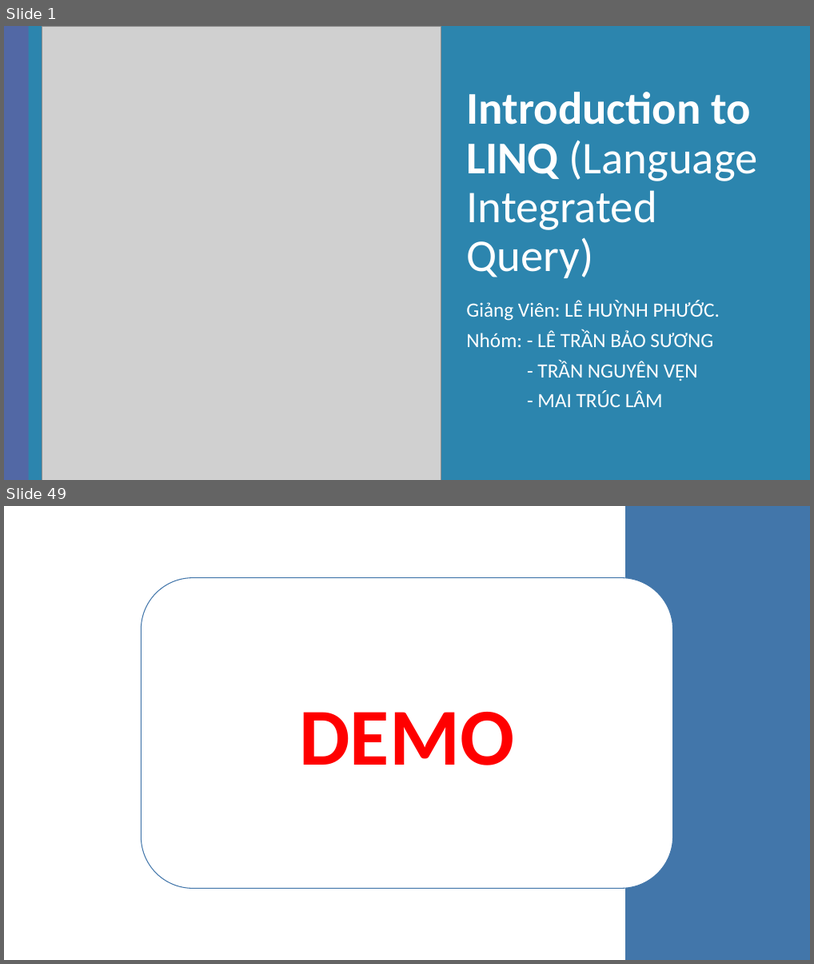
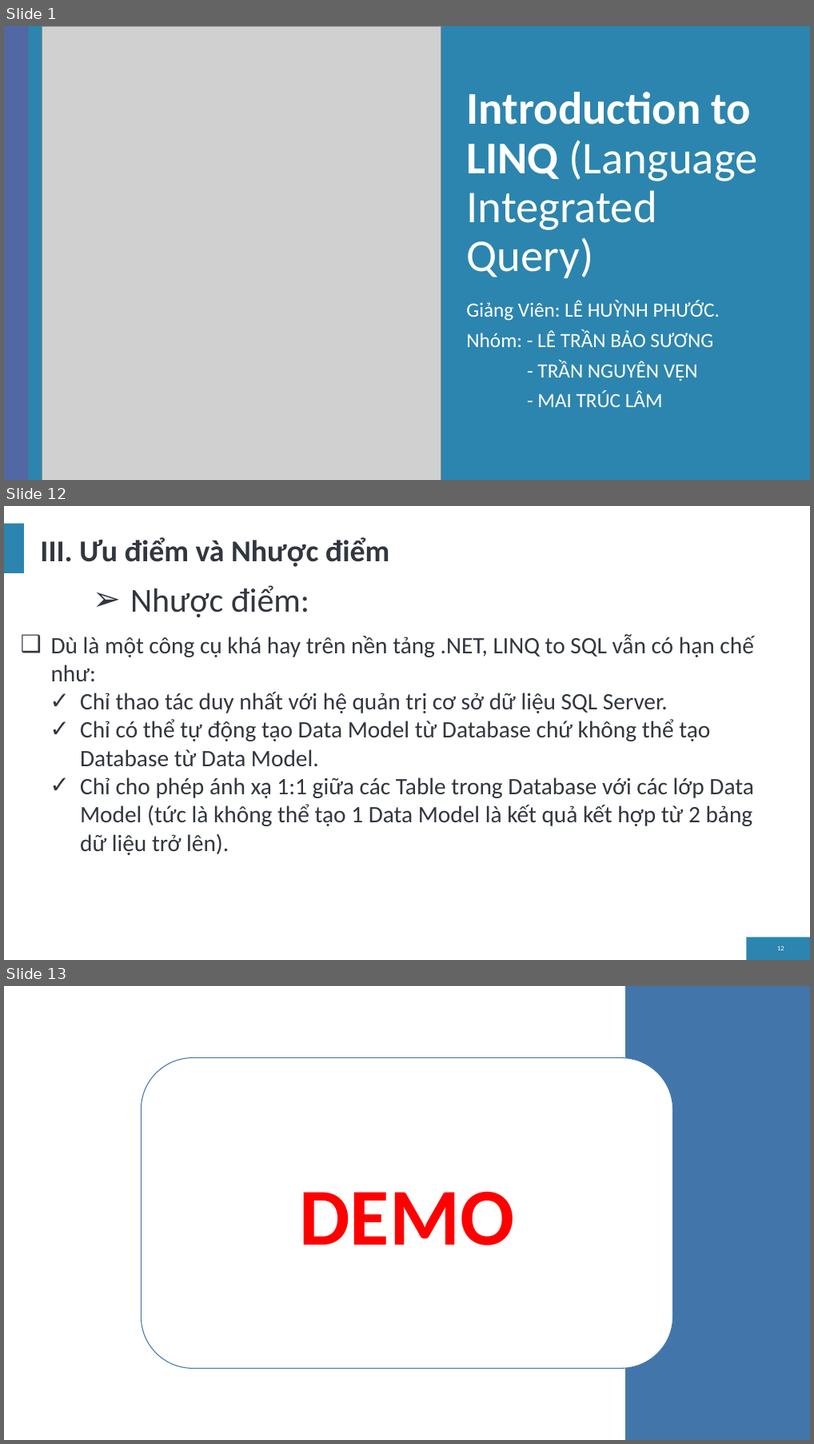
Before and after one commit to letranbaosuong/Lap-Trinh-Moi-Truong-Truc-Quan, a slide deck: Bao_Cao/LinQ.pptx. Shown one above the other, each under a label of ours: slides 1 and 49 before the commit, slides 1, 12 and 13 after it; the slides between them are not shown. The pictures are 814x964 and 814x1444 pixels, drawn with LibreOffice and Linux fonts; fonts in the diff are those of the drawing; grey boxes stand for pictures; background and template pictures are left out. Boxes give left, top, right and bottom in pixels: in the first picture for what was removed or moved away, otherwise in the second. Text is boxed around its words. In the diff, an @@ line names an element or a change of style, - is before the commit and + after.

```diff
--- a/Bao_Cao/LinQ.pptx
+++ b/Bao_Cao/LinQ.pptx
@@ slide 12 added at bbox=[4, 506, 810, 960], background #FFFFFF; not listed: 2 template elements that a slide beside it also shows @@
@@ title added at bbox=[40, 537, 390, 567], 36 pt, text #32363F, bold @@
+III. Ưu điểm và Nhược điểm
@@ text added at bbox=[130, 585, 310, 617], 40 pt, text #32363F @@
+➢ Nhược điểm:
@@ text added at bbox=[51, 634, 754, 855], 28 pt, text #32363F @@
+❑ Dù là một công cụ khá hay trên nền tảng .NET, LINQ to SQL vẫn có hạn chế như:
+✓ Chỉ thao tác duy nhất với hệ quản trị cơ sở dữ liệu SQL Server.
+✓ Chỉ có thể tự động tạo Data Model từ Database chứ không thể tạo Database từ Data Model.
+✓ Chỉ cho phép ánh xạ 1:1 giữa các Table trong Database với các lớp Data Model (tức là không thể tạo 1 Data Model là kết quả kết hợp từ 2 bảng dữ liệu trở lên).
@@ page number added at bbox=[778, 945, 784, 950], 8 pt, text #FFFFFF @@
+12
@@ what was slide 49 is now slide 13 @@
```
Also in this commit, not shown: 10 other slides added, 55 slides removed, 46 other files.
